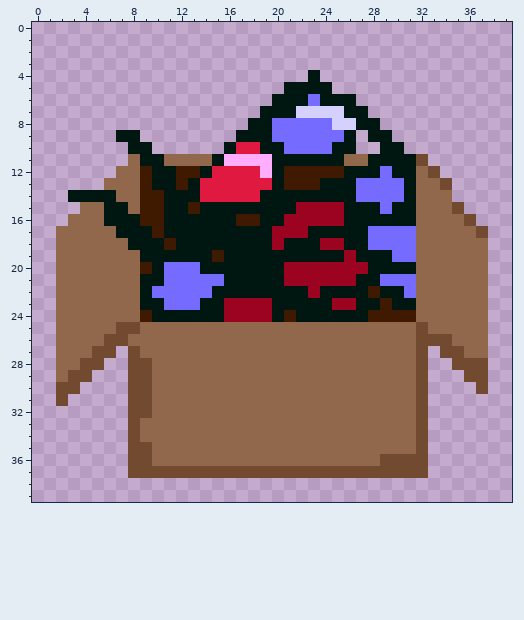
Two versions of one pixel-art sprite, assets/images/props/theater/theater_lobby_3dglasses.png. The picture above is the old version.
The file is 40x40 pixels.
Now the later version:
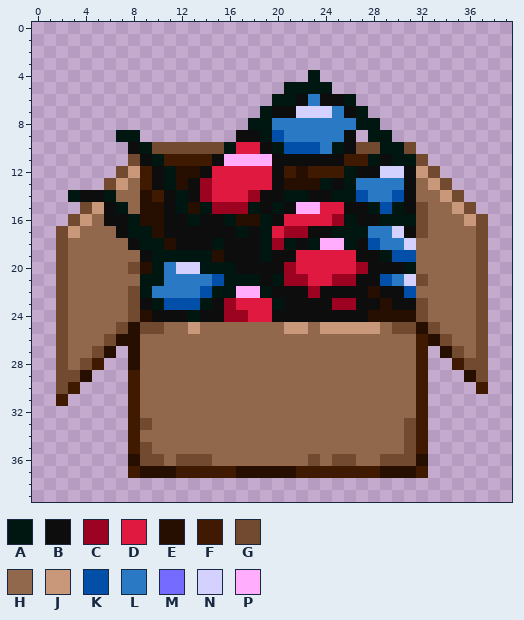
Palette (. is transparent): A #001711  B #0d0d0d  C #9b0321  D #e01941  E #260f00  F #401a00  G #724a2f  H #91684c  J #c9987a  K #014fa9  L #2a79c4  M #756bff  N #d4d1ff  P #ffadfc
Difference:
Changed rows in their new state; - is an unchanged pixel.
first column x 2:
 6 --------------------BLBB------------
 7 ------------------BB---LB-----------
 8 ------------------LLLLLLL-----------
 9 ---------------BB-KLLLLLB-----------
10 ------B-GGGGGG---B-KKKL-BGG--G------
11 ------GB-FFFFB----BBBBBBFF-B--------
12 -----GJ-B-EEB----DB-E----BBNNBJ-----
13 ----GJ--B-EBC-----BEEE-B-LLLLB-J----
14 --BB---E-B-BC---CBB--BB--KLLKB--JG--
15 --GJB--EEB-E-CCC-B-BPPDDBB-K-BG--JG-
16 -GJ-BB-EEBB-BB-EE-BDDDD--BB---G---JG
17 GJ---B--EBBBBBB-B-D--BB---LLNBG-----
18 G-----B--EBBB-BBB---B-PP-BKLLN-----G
19 G------B-----EBBB-BBDDDDDBB-KK-----G
20 G-----GE-LNN---BBBB-DDDDD-BBB------G
21 G--------LLLLK---B---DD--BBKLNG----G
22 G-----G-LLLLK--PP-BBB-BBBBEBBK-----G
23 G-----GB-KKK-B-DDD-BBBB--BBEBBG----G
24 G-----GEBBB-BB--DDBBBBBBBBEEEEG----G
25 G-----EGG--J-------JJ-JJJJJ-GGEG---G
26 G----EE-----------------------FE---G
27 G---E-E-----------------------F-E--G
28 G--F--EH----------------------F--F--
29 G-E---FH----------------------F---E-
30 -F----FH----------------------F----F
31 F-----FH----------------------F-----
32 ------FH----------------------F-----
33 ------FG---------------------GF-----
34 ------F----------------------GF-----
35 ------F----------------------GF-----
36 ------E-G-GGG--------G-GG-----E-----
37 ------FEEEFFFFFEEEEEFFFFFFFEEEF-----
Where, in picture pixels (left, top, right, bottom), the same in both pictures:
changed: (56, 94, 488, 478)
